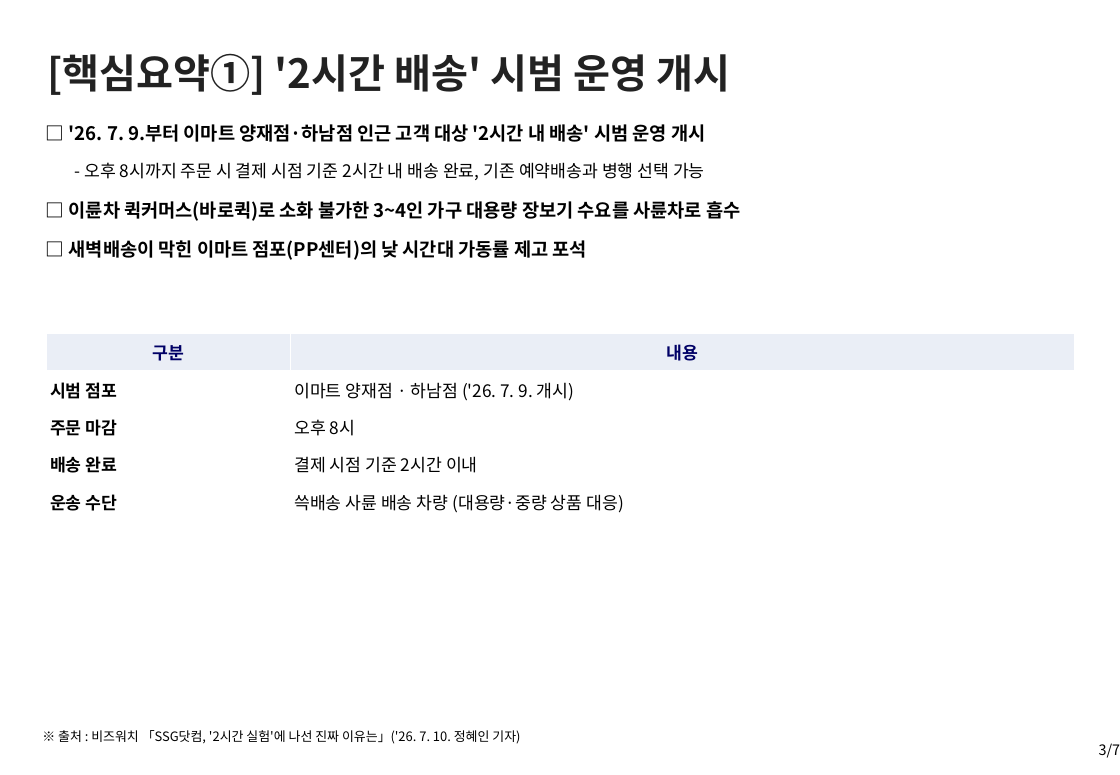
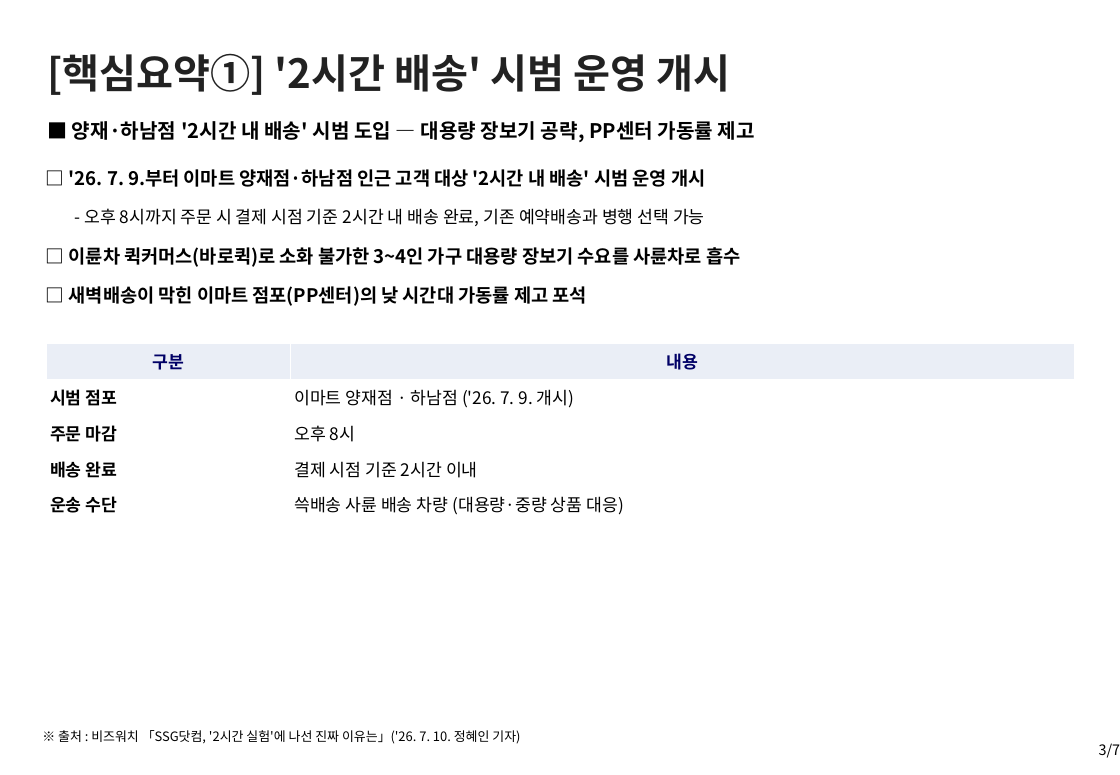
Before and after one commit to avoseed/web1, a slide deck: slide 3 of reports/ssg-delivery-report.pptx. Drawn at 1120x775 pixels with LibreOffice and Linux fonts; fonts in the diff are those of the drawing. Boxes give left, top, right and bottom in pixels: in the first picture for what was removed or moved away, otherwise in the second. Text is boxed around its words. In the diff, an @@ line names an element or a change of style, - is before the commit and + after.

```diff
--- a/reports/ssg-delivery-report.pptx
+++ b/reports/ssg-delivery-report.pptx
@@ text added at box(72, 121, 755, 142), 14 pt, text #000000, bold @@
+■ 양재·하남점 '2시간 내 배송' 시범 도입 — 대용량 장보기 공략, PP센터 가동률 제고
@@ 4 texts: place and size @@
-4 texts at box(69, 124, 740, 260)
+4 texts at box(69, 169, 740, 306)
@@ table: place and size @@
-table at box(46, 334, 1073, 521)
+table at box(46, 343, 1073, 522)
```
Also in this commit, not shown: 3 other slides changed, 1 other file.
